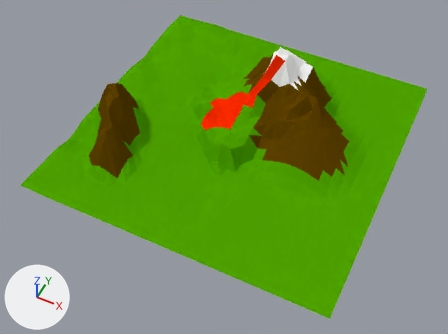
Renders of the Blender file The Floor is Lava/Assets/Assets/Level/level.blend from each side of a commit.
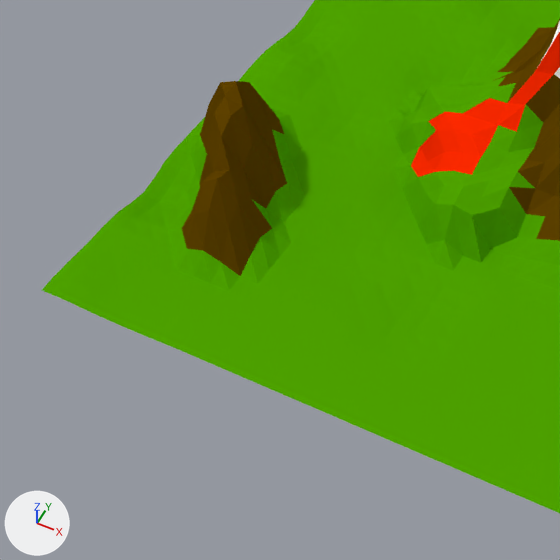
Old and new are each drawn whole from a 50 mm lens placed at (9.7, -21.1, 23.3), pointed at (0.3, -2.4, -0.1) and again close up on the part from 0% to 61% of the width and 13% to 95% of the height. Every picture has the same lights, and +X, +Y and +Z are marked at lower left.

Objects in the first close-up: 'Level'.
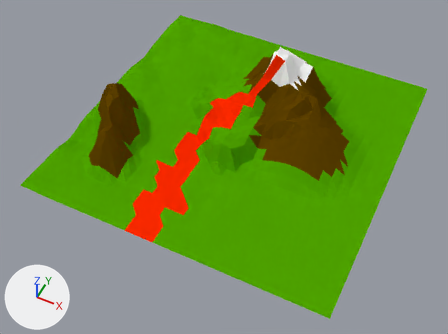
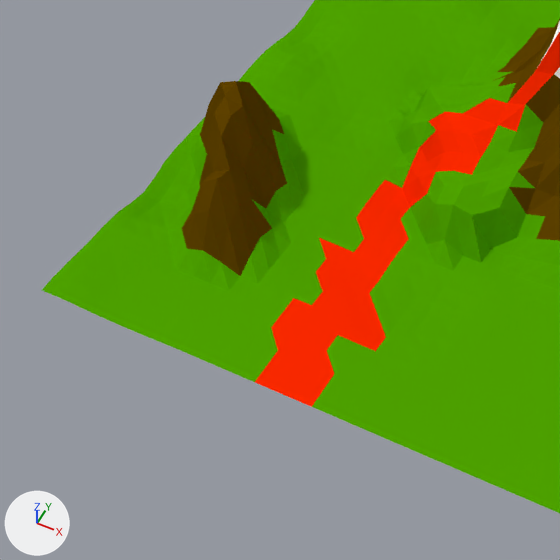
The change in detail:
me_plane has 1089 vertices, 2048 faces and spans x -8.0..8.0, y -8.0..8.0, z -0.4..4.3.
me_plane is used by ob_level; location (0.0, 0.0, 0.0).
me_plane part 1: 85 of the faces centred in x -2.7..-0.2, y -7.8..-0.8, z -0.1..0.7 switch from mat_grass (green #4fa500) to mat_material (red #ff2a00).

Location of each change, (x1, y1, x2, y2) in pixels of the close-ups (560 x 560 px):
part 1 of me_plane, recoloured (green to red)
    both: (255, 166, 436, 407)
